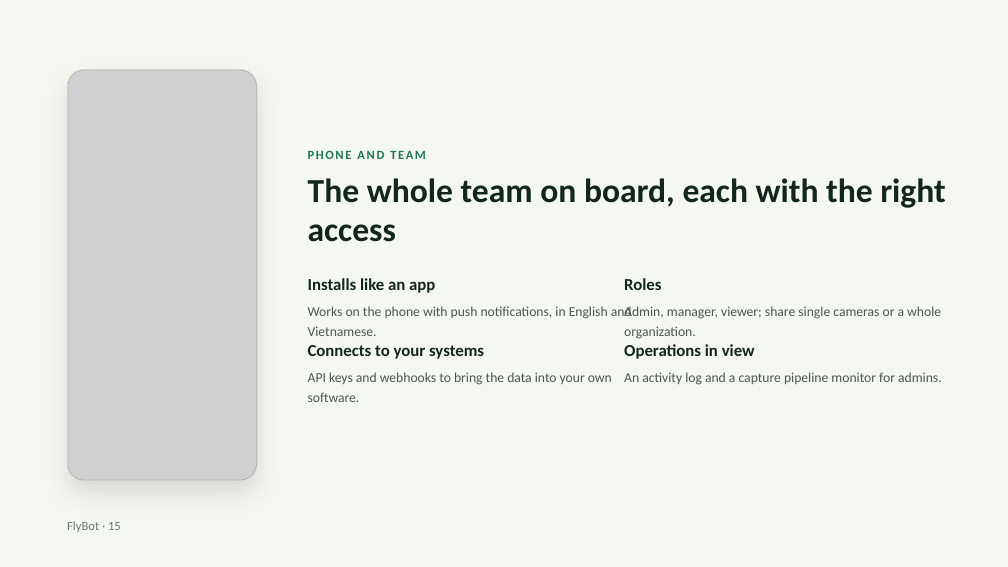
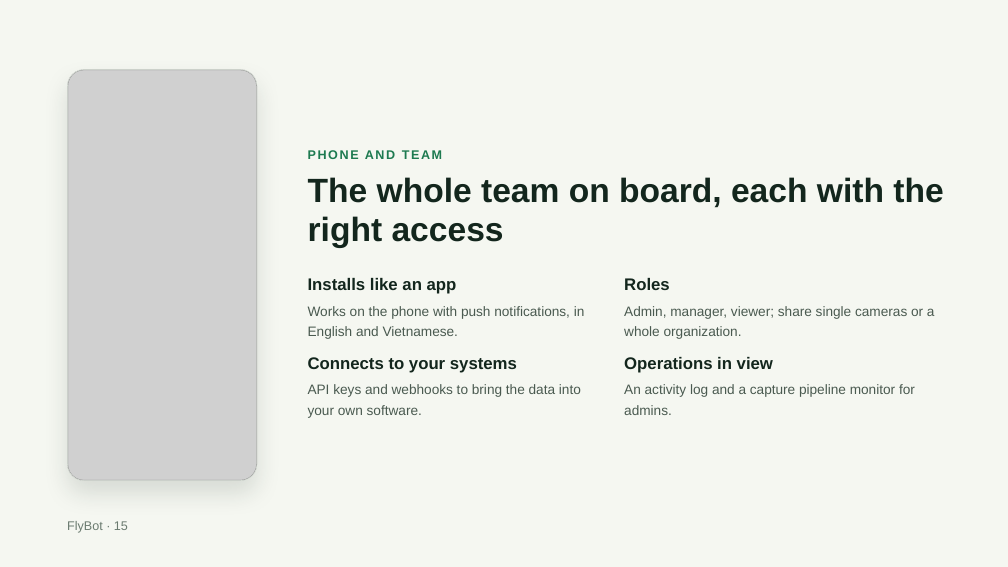
Before and after one commit to agrhub/flybot, a slide deck: slide 15 of FlyBot – Product overview (link).pptx. Drawn at 1008x567 pixels with LibreOffice and Linux fonts; fonts in the diff are those of the drawing; grey boxes stand for pictures. Boxes give left, top, right and bottom in pixels: in the first picture for what was removed or moved away, otherwise in the second. Text is boxed around its words. In the diff, an @@ line names an element or a change of style, - is before the commit and + after.

```diff
--- a/FlyBot – Product overview (link).pptx
+++ b/FlyBot – Product overview (link).pptx
@@ text "Connects to your systems": place and size @@
-text "Connects to your systems" at (308, 345, 484, 359)
+text "Connects to your systems" at (308, 357, 517, 373)
@@ text "Operations in view": place and size @@
-text "Operations in view" at (624, 344, 755, 359)
+text "Operations in view" at (624, 357, 773, 373)
@@ font Calibri to Arial in 11 elements at (308, 150, 442, 159), (308, 177, 943, 248), (624, 278, 670, 290), (624, 306, 935, 339), (67, 521, 128, 533), (624, 357, 773, 373), (624, 384, 915, 415), (308, 278, 457, 294), (308, 306, 585, 339), (308, 357, 517, 373), (308, 384, 581, 418) @@
@@ text "API keys and webhooks to ...": place and size @@
-text "API keys and webhooks to ..." at (308, 372, 612, 402)
+text "API keys and webhooks to ..." at (308, 384, 581, 418)
@@ text "An activity log and a ...": place and size @@
-text "An activity log and a ..." at (624, 372, 942, 385)
+text "An activity log and a ..." at (624, 384, 915, 415)
```
Also in this commit, not shown: 15 other slides changed, 3 other files.
